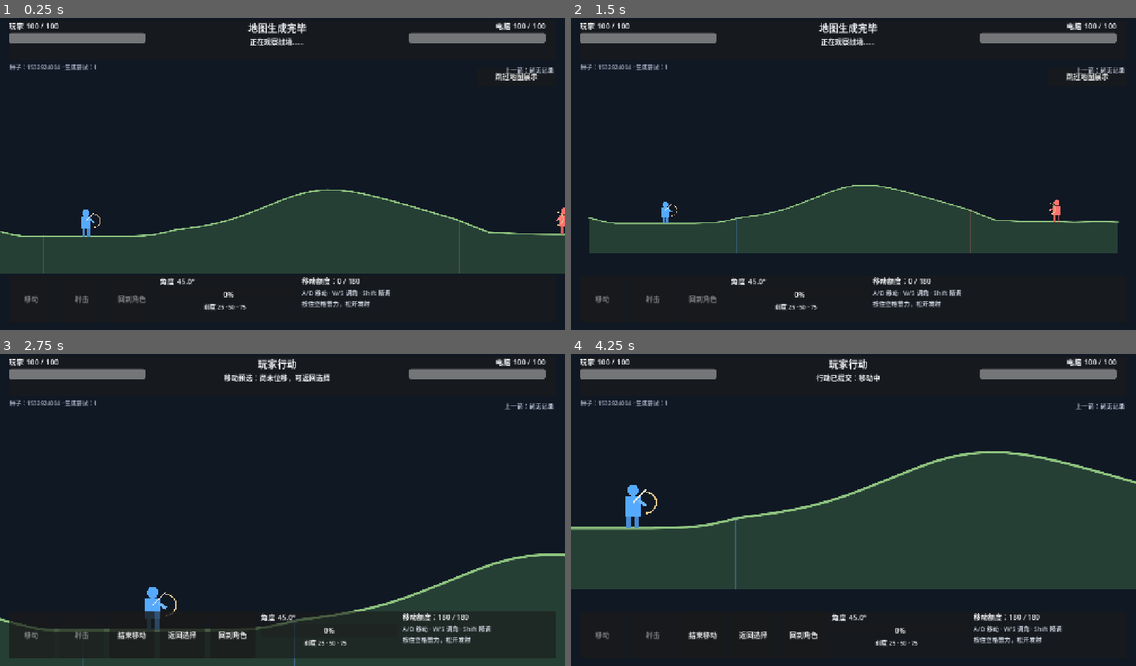
Above: before the commit, frames 1-4 (two rows, left to right).
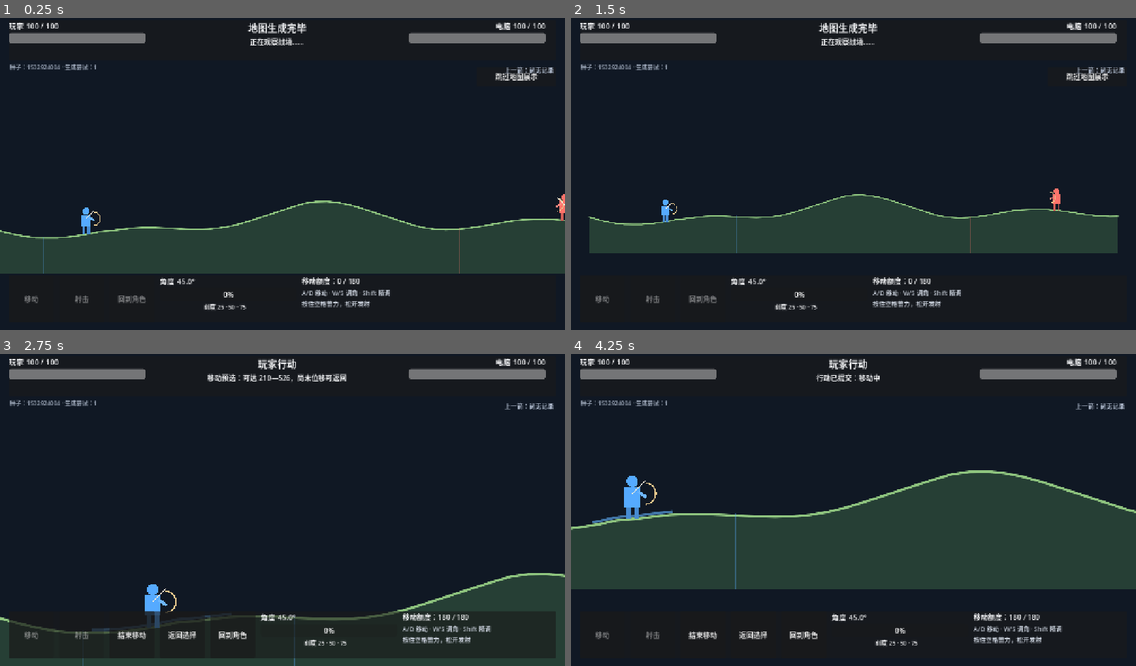
Above: after the commit, the same moments.

Repository: Xiangyu-Gu-6/Archers-Battle-Demo
Game: Godot game, scene res://scenes/Main.tscn
The game is run twice, just before and just after one commit, with the same random seed, the same clock (stepped at 60 frames per second) and the same inputs.
Inputs (mouse positions are in pixels of both pictures, inside the frame that each line leads up to):
- Up to frame 1 (0.25 s): no input
- Up to frame 2 (1.5 s): tap Enter at 0.5 s; move the mouse to (977, 155) at 0.52 s; hold D (move_right) 0.53-1.25 s; tap S (aim_down) at 0.6 s; click (977, 155) at 0.67 s; drag from (740, 186) to (825, 236) at 1.27 s
- Up to frame 3 (2.75 s): click "移动" at 2 s
- Up to frame 4 (4.25 s): move the mouse to (910, 438) at 2.77 s; hold D (move_right) 2.78-3.5 s; hold Space (charge) 2.78-3.5 s; drag from (825, 572) to (684, 460) at 3.52 s

The runs differ from the first frame. In frame 1, 3.4% of the frame differs, in the area x 0-100%, y 54-71%; in frame 2, 2.6%; in frame 3, 3.2%; in frame 4, 5.8%, in the area x 0-100%, y 31-57%.

Commit message:
feat: add surface-distance movement and terrain templates

Diff:
--- a/scripts/main.gd
+++ b/scripts/main.gd
@@ -40,6 +40,8 @@
 var trajectory := PackedVector2Array()
 var pending_player_shot := {}
 var last_player_shot := {}
+var previous_terrain_signature := {}
+var move_reachable_interval := Vector2.ZERO
 var ui: CanvasLayer
 var turn_label: Label
 var status_label: Label
@@ -242,6 +244,7 @@
 	result_panel.visible = false
 	again_button.disabled = true
 	var old_seed := current_seed
+	var old_signature := previous_terrain_signature.duplicate(true)
 	var old_arrow_count := landed_arrows.size() + (1 if is_instance_valid(active_arrow) and active_arrow.active else 0)
 	if is_instance_valid(match_root):
 		print("MATCH_RESET id=%d seed=%d arrows=%d children=%d" % [match_id - 1, old_seed, old_arrow_count, match_root.get_child_count()])
@@ -267,7 +270,8 @@
 	else:
 		current_seed = rng.randi()
 		while current_seed == old_seed: current_seed = rng.randi()
-	var generated: Dictionary = terrain.generate(current_seed)
+	var generated: Dictionary = terrain.generate(current_seed, {} if use_same_seed else old_signature)
+	previous_terrain_signature = generated.signature
 	seed_label.text = "种子：%s · 生成尝试：%s%s" % [current_seed, generated.attempts, " · 备用地形" if generated.fallback else ""]
 	for archer in archers:
 		archer.health = balance.max_health
@@ -277,7 +281,7 @@
 	archers[1].position = Vector2(terrain.random_spawn(1, spawn_rng), 0)
 	_snap_archers()
 	current_side = spawn_rng.randi_range(0, 1)
-	print("MATCH_READY id=%d seed=%d attempts=%d fallback=%s terrain=%s" % [match_id, current_seed, generated.attempts, generated.fallback, _terrain_summary()])
+	print("MATCH_READY id=%d seed=%d template=%s attempts=%d fallback=%s terrain=%s" % [match_id, current_seed, generated.template, generated.attempts, generated.fallback, _terrain_summary()])
 	rebuilding_match = false
 	again_button.disabled = false
 	_update_ui()
@@ -327,7 +331,9 @@
 	phase = Phase.MOVE
 	move_committed = false
 	move_start_position = archers[0].global_position
-	status_label.text = "移动预选：尚未位移，可返回选择"
+	move_reachable_interval = terrain.reachable_interval(archers[0].position.x, move_remaining, 0)
+	status_label.text = "移动预选：可达 %.0f—%.0f，尚未位移可返回" % [move_reachable_interval.x, move_reachable_interval.y]
+	queue_redraw()
 	_update_ui()
 
 func _choose_shoot() -> void:
@@ -435,10 +441,11 @@
 		status_label.text = "窗口焦点已恢复；请重新按空格蓄力"
 
 func _move_actor(actor, direction: float, delta: float) -> void:
-	var requested := minf(balance.move_speed * delta, move_remaining) * signf(direction)
+	var requested_distance := minf(balance.move_speed * delta, move_remaining)
 	var zone: Vector2 = terrain.left_zone if actor.side == 0 else terrain.right_zone
-	var next_x := clampf(actor.position.x + requested, zone.x + 20.0, zone.y - 20.0)
-	var actual := absf(next_x - actor.position.x)
+	var previous_x: float = actor.position.x
+	var next_x: float = terrain.advance_along_surface(previous_x, signf(direction), requested_distance, zone)
+	var actual: float = terrain.surface_distance(previous_x, next_x)
 	actor.position.x = next_x
 	actor.position.y = terrain.surface_y(next_x)
 	move_remaining = maxf(0.0, move_remaining - actual)
@@ -446,6 +453,10 @@
 		move_committed = true
 		status_label.text = "行动已提交：移动中"
 	_focus_actor(actor.side)
+	if actor.side == 0:
+		move_reachable_interval = terrain.reachable_interval(actor.position.x, move_remaining, 0)
+		_update_last_shot_ui()
+		queue_redraw()
 	if move_remaining <= 0.01: _finish_action()
 
 func _snap_archers() -> void:
@@ -600,9 +611,9 @@
 		var step := minf(balance.move_speed * get_physics_process_delta_time(), distance)
 		var before: float = actor.position.x
 		var zone: Vector2 = terrain.right_zone
-		actor.position.x = clampf(actor.position.x + direction * step, zone.x + 20.0, zone.y - 20.0)
+		actor.position.x = terrain.advance_along_surface(actor.position.x, direction, step, zone)
 		actor.position.y = terrain.surface_y(actor.position.x)
-		distance -= absf(actor.position.x - before)
+		distance -= terrain.surface_distance(before, actor.position.x)
 		if is_equal_approx(before, actor.position.x): break
 		_focus_actor(1)
 	if token == turn_token: _finish_action()
@@ -627,6 +638,14 @@
 		draw_circle(marker, 10.0, marker_color, false, 2.0)
 		draw_line(marker + Vector2(-7, -7), marker + Vector2(7, 7), marker_color, 2.0)
 		draw_line(marker + Vector2(-7, 7), marker + Vector2(7, -7), marker_color, 2.0)
+	if phase == Phase.MOVE and current_side == 0 and move_reachable_interval.x < move_reachable_interval.y:
+		var range_points := PackedVector2Array()
+		var x := move_reachable_interval.x
+		while x < move_reachable_interval.y:
+			range_points.append(Vector2(x, terrain.surface_y(x) - 7.0))
+			x += 12.0
+		range_points.append(Vector2(move_reachable_interval.y, terrain.surface_y(move_reachable_interval.y) - 7.0))
+		if range_points.size() > 1: draw_polyline(range_points, Color("#64b5ff99"), 5.0, true)
 
 func _update_last_shot_ui() -> void:
 	if last_player_shot.is_empty():
--- a/scripts/terrain.gd
+++ b/scripts/terrain.gd
@@ -6,62 +6,100 @@
 var world_bottom := 760.0
 var heights: PackedFloat32Array
 var seed_value := 0
+var template_type := 0
+var primary_feature_x := 1200.0
 var left_zone := Vector2(190.0, 670.0)
 var right_zone := Vector2(1730.0, 2210.0)
 
-func generate(seed_to_use: int) -> Dictionary:
+func generate(seed_to_use: int, previous_signature := {}) -> Dictionary:
 	seed_value = seed_to_use
 	var rng := RandomNumberGenerator.new()
 	rng.seed = seed_value
 	var attempts := 0
 	while attempts < 20:
-		_build_candidate(rng)
-		if _basic_valid():
+		template_type = posmod(seed_value + attempts, 3)
+		_build_candidate(rng, template_type)
+		if _basic_valid() and not _too_similar(previous_signature):
 			queue_redraw()
-			return {"seed": seed_value, "attempts": attempts + 1, "fallback": false}
+			return {"seed": seed_value, "attempts": attempts + 1, "fallback": false, "template": template_name(), "signature": signature()}
 		attempts += 1
-	_build_fallback()
+	var previous_template := int(previous_signature.get("template", -1))
+	template_type = posmod(previous_template + 1 + int(seed_value % 2), 3)
+	_build_fallback(template_type)
 	queue_redraw()
-	return {"seed": seed_value, "attempts": 20, "fallback": true}
-
-func _build_candidate(rng: RandomNumberGenerator) -> void:
+	return {"seed": seed_value, "attempts": 20, "fallback": true, "template": template_name(), "signature": signature()}
+
+func _build_candidate(rng: RandomNumberGenerator, which_template: int) -> void:
 	var count := int(world_width / STEP) + 1
 	heights = PackedFloat32Array()
 	heights.resize(count)
-	var base := rng.randf_range(525.0, 585.0)
+	var base := rng.randf_range(515.0, 585.0)
 	var phase := rng.randf_range(0.0, TAU)
-	var hill_x := rng.randf_range(1020.0, 1380.0)
-	var hill_h := rng.randf_range(45.0, 125.0)
-	var hill_w := rng.randf_range(190.0, 360.0)
+	primary_feature_x = rng.randf_range(900.0, 1500.0)
+	var hill_h := rng.randf_range(38.0, 105.0)
+	var hill_w := rng.randf_range(210.0, 390.0)
+	var left_dip_x := rng.randf_range(390.0, 570.0)
+	var right_dip_x := rng.randf_range(1830.0, 2010.0)
 	for i in count:
 		var x := i * STEP
-		var rolling := sin(x / 310.0 + phase) * 48.0 + sin(x / 137.0 + phase * 0.7) * 17.0
-		var mound := hill_h * exp(-pow((x - hill_x) / hill_w, 2.0))
-		heights[i] = clampf(base + rolling - mound, 390.0, 620.0)
-	_limit_slopes(17.0)
-	_flatten_zone(left_zone.x, left_zone.y)
-	_flatten_zone(right_zone.x, right_zone.y)
-	_limit_slopes(16.0)
-
-func _build_fallback() -> void:
+		var side_detail := sin(x / 118.0 + phase) * 22.0 + sin(x / 245.0 + phase * 0.6) * 15.0
+		var shape := 0.0
+		match which_template:
+			0: # 低中央丘陵
+				shape = sin(x / 430.0 + phase) * 18.0 - hill_h * 0.72 * exp(-pow((x - primary_feature_x) / hill_w, 2.0))
+			1: # 左右不等高坡地
+				shape = lerpf(-58.0, 58.0, x / world_width) + sin(x / 360.0 + phase) * 23.0 - hill_h * 0.45 * exp(-pow((x - primary_feature_x) / hill_w, 2.0))
+			2: # 浅凹位错落坡地
+				var left_dip := 42.0 * exp(-pow((x - left_dip_x) / 175.0, 2.0))
+				var right_dip := 42.0 * exp(-pow((x - right_dip_x) / 175.0, 2.0))
+				shape = left_dip + right_dip - hill_h * 0.6 * exp(-pow((x - primary_feature_x) / hill_w, 2.0))
+		heights[i] = clampf(base + side_detail + shape, 390.0, 625.0)
+	_limit_slopes(13.0)
+	_soften_spawn_pad((left_zone.x + left_zone.y) * 0.5)
+	_soften_spawn_pad((right_zone.x + right_zone.y) * 0.5)
+	_limit_slopes(13.0)
+
+func _build_fallback(which_template: int) -> void:
 	var count := int(world_width / STEP) + 1
 	heights = PackedFloat32Array()
 	heights.resize(count)
 	for i in count:
 		var x := i * STEP
-		heights[i] = 555.0 + sin(x / 340.0) * 30.0 - 55.0 * exp(-pow((x - 1200.0) / 290.0, 2.0))
-	_flatten_zone(left_zone.x, left_zone.y)
-	_flatten_zone(right_zone.x, right_zone.y)
-
-func _flatten_zone(from_x: float, to_x: float) -> void:
-	var mid := (from_x + to_x) * 0.5
+		match which_template:
+			0: heights[i] = 550.0 + sin(x / 330.0) * 24.0 - 48.0 * exp(-pow((x - 1150.0) / 320.0, 2.0))
+			1: heights[i] = 500.0 + x / world_width * 92.0 + sin(x / 270.0) * 20.0
+			_: heights[i] = 535.0 + sin(x / 250.0) * 18.0 + 34.0 * exp(-pow((x - 480.0) / 180.0, 2.0)) + 34.0 * exp(-pow((x - 1920.0) / 180.0, 2.0)) - 42.0 * exp(-pow((x - 1260.0) / 300.0, 2.0))
+	primary_feature_x = 1150.0 if which_template == 0 else 1200.0 if which_template == 1 else 1260.0
+	_soften_spawn_pad((left_zone.x + left_zone.y) * 0.5)
+	_soften_spawn_pad((right_zone.x + right_zone.y) * 0.5)
+	_limit_slopes(13.0)
+
+func _soften_spawn_pad(mid: float) -> void:
 	var target := surface_y(mid)
 	for i in heights.size():
 		var x := i * STEP
-		if x >= from_x and x <= to_x:
-			var edge := minf((x - from_x) / 90.0, (to_x - x) / 90.0)
-			var blend := clampf(edge, 0.0, 1.0) * 0.72
-			heights[i] = lerpf(heights[i], target, blend)
+		var distance := absf(x - mid)
+		if distance <= 65.0:
+			heights[i] = lerpf(heights[i], target, 0.82 * (1.0 - distance / 65.0))
+
+func template_name() -> String:
+	return ["低中央丘陵", "左右不等高坡地", "浅凹位错落坡地"][template_type]
+
+func signature() -> Dictionary:
+	var samples := PackedFloat32Array()
+	for i in 25: samples.append(surface_y(world_width * float(i) / 24.0))
+	return {"template": template_type, "feature_x": primary_feature_x, "samples": samples}
+
+func _too_similar(previous: Dictionary) -> bool:
+	if previous.is_empty(): return false
+	var old_samples: PackedFloat32Array = previous.get("samples", PackedFloat32Array())
+	if old_samples.size() != 25: return false
+	var difference := 0.0
+	var current_signature: Dictionary = signature()
+	var current: PackedFloat32Array = current_signature.samples
+	for i in 25: difference += absf(current[i] - old_samples[i])
+	var average := difference / 25.0
+	return average < 15.0 and absf(primary_feature_x - float(previous.get("feature_x", -9999.0))) < 120.0
 
 func _limit_slopes(max_delta: float) -> void:
 	for i in range(1, heights.size()):
@@ -120,6 +158,36 @@
 	var zone := left_zone if side == 0 else right_zone
 	return rng.randf_range(zone.x + 60.0, zone.y - 60.0)
 
+func surface_distance(from_x: float, to_x: float) -> float:
+	if is_equal_approx(from_x, to_x): return 0.0
+	var direction := signf(to_x - from_x)
+	var x := from_x
+	var distance := 0.0
+	while (to_x - x) * direction > 0.001:
+		var next_x := x + direction * minf(STEP * 0.25, absf(to_x - x))
+		distance += Vector2(x, surface_y(x)).distance_to(Vector2(next_x, surface_y(next_x)))
+		x = next_x
+	return distance
+
+func advance_along_surface(from_x: float, direction: float, distance: float, zone: Vector2) -> float:
+	var candidate := clampf(from_x + direction * distance, zone.x + 20.0, zone.y - 20.0)
+	if surface_distance(from_x, candidate) <= distance: return candidate
+	var low := minf(from_x, candidate)
+	var high := maxf(from_x, candidate)
+	for iteration in 12:
+		var middle := (low + high) * 0.5
+		if surface_distance(from_x, middle) <= distance:
+			if direction > 0.0: low = middle
+			else: high = middle
+		else:
+			if direction > 0.0: high = middle
+			else: low = middle
+	return low if direction > 0.0 else high
+
+func reachable_interval(start_x: float, budget: float, side: int) -> Vector2:
+	var zone := left_zone if side == 0 else right_zone
+	return Vector2(advance_along_surface(start_x, -1.0, budget, zone), advance_along_surface(start_x, 1.0, budget, zone))
+
 func _draw() -> void:
 	if heights.is_empty(): return
 	var poly := PackedVector2Array([Vector2(0.0, world_bottom)])
